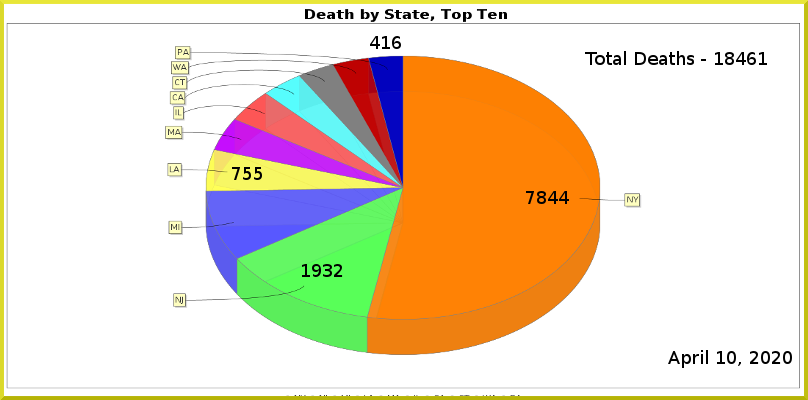
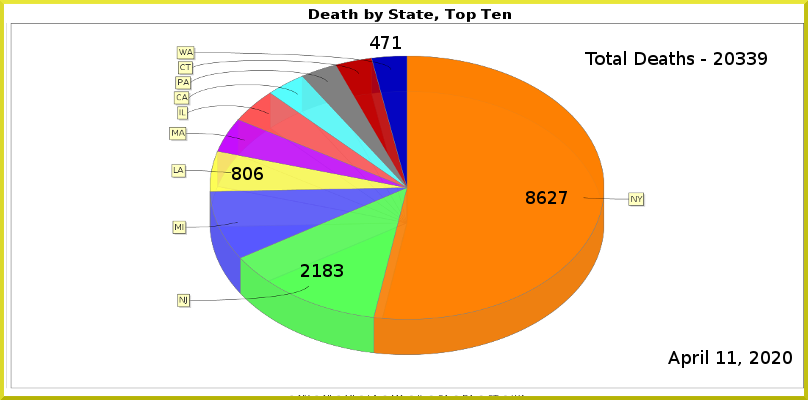
Layers edited between the first and the second 808 x 400 image:
painted on "Least" over 381, 36, 401, 49
painted on "LA" over 232, 167, 263, 180
painted on "NJ" over 301, 264, 343, 277
painted on "NY" over 526, 191, 569, 204
renamed "Total Deaths - 18461" to "Total Deaths - 20339", painted on it over 714, 52, 767, 65
painted on "Current Date" over 727, 351, 736, 364
painted on "Death_by_State.png" over 7, 9, 804, 396
